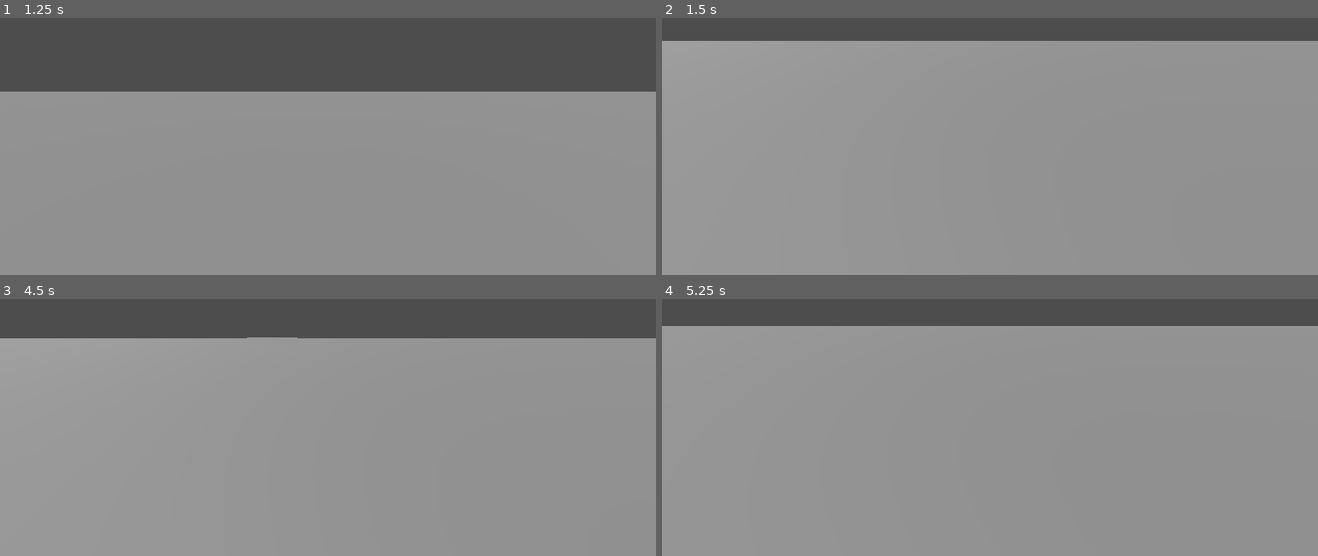
Above: before the commit, frames 1-4 (two rows, left to right).
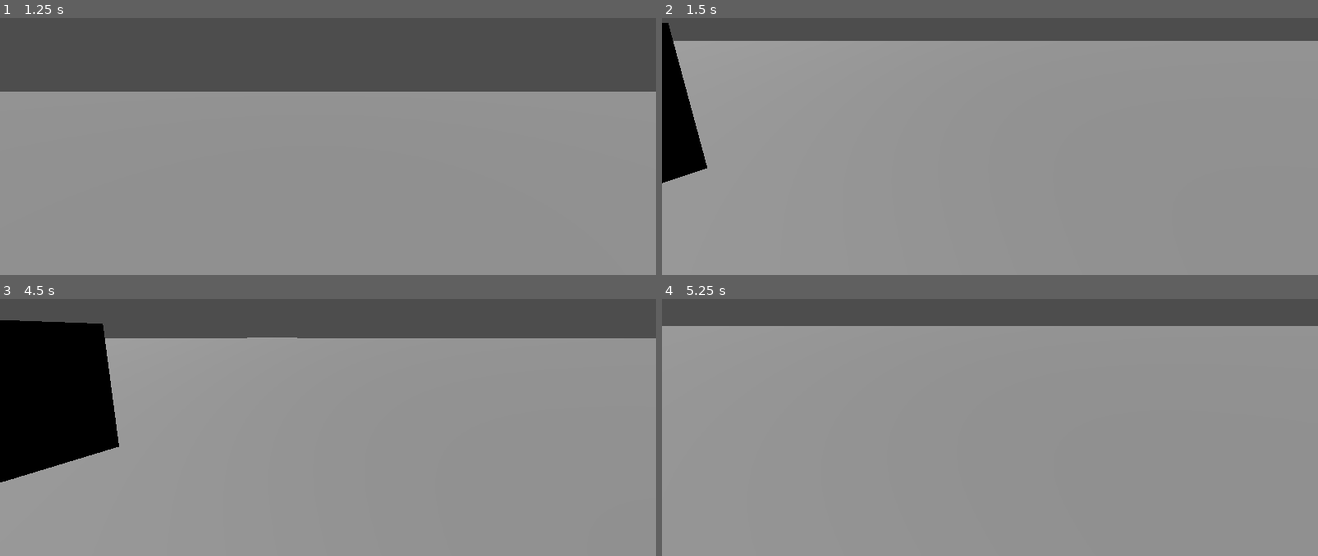
Above: after the commit, the same moments.

Repository: GUODnuli/A-project
Game: Godot game, scene res://Scenes/SimpleScene.tscn
Two runs of this game, one before a commit and one after it. Both use one fixed random seed, a clock stepped at 60 frames per second and the inputs below.
Inputs (mouse positions are in pixels of both pictures, inside the frame that each line leads up to):
- Up to frame 1 (1.25 s): tap Enter at 0.5 s; move the mouse to (472, 71) at 0.52 s; hold D (right) from 0.53 s (still down); click (472, 71) at 0.67 s
- Up to frame 2 (1.5 s): tap Space at 1.25 s; move the mouse to (957, 92) at 1.27 s; release D (right) at 1.28 s; hold W (up) from 1.28 s (still down)
- Up to frame 3 (4.5 s): keep holding W (up); tap Enter at 2, 3.5 s; move the mouse to (341, 365) at 2.02 s; tap Space at 2.75, 4.25 s; move the mouse to (321, 378) at 2.77 s; move the mouse to (373, 376) at 3.52 s; move the mouse to (275, 368) at 4.27 s
- Up to frame 4 (5.25 s): keep holding W (up); move the mouse to (996, 373) at 5.02 s

Frame 1 is identical in both runs. In frame 2, 2.4% of the frame differs, in the area x 0-7%, y 1-65%; in frame 3, 9.5%, in the area x 0-19%, y 8-72%; in frame 4, nothing differs.

Commit message:
Add move var.

Diff:
--- a/FPSController/fps_controller.gd
+++ b/FPSController/fps_controller.gd
@@ -2,6 +2,11 @@
 
 @export var look_sensitivity : float = 0.006
 @export var jump_velocity := 6
+@export var auto_bhop := true
+@export var walk_speed := 7.0
+@export var run_speed := 11.0
+
+var wish_dir := Vector3.ZERO
 
 func _ready():
 	for child in %WorldModel.find_children("*", "VisualInstance3D"):
@@ -25,3 +30,10 @@
 
 func _process(float):
 	pass
+
+func _handle_air_physics(delta) -> void:
+	pass
+
+func _handle_ground_physics(delta) -> void:
+	var input_dir := Input.get_vector("left", "right", "up", "down").normalized()
+	wish_dir = self.global_transform.basis * Vector3(-input_dir.x, 0, -input_dir.y)
--- a/Scenes/SimpleScene.tscn
+++ b/Scenes/SimpleScene.tscn
@@ -36,3 +36,4 @@
 transform = Transform3D(0.074352115, 0, -0.9972321, 0, 1, 0, 0.9972321, 0, 0.074352115, 4.9041805, 2.3841858e-07, 0.45523667)
 
 [node name="Glass" parent="." instance=ExtResource("1_f6kox")]
+transform = Transform3D(-0.99984676, 0, 0.017504664, 0, 1, 0, -0.017504664, 0, -0.99984676, 0, 0, 0)
